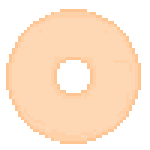
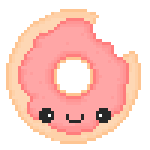
Revision of a layered 150×150 image; what changed, layer by layer:
added group "face" with 15 layers above "nib_mask" over left=39, top=108, right=111, bottom=135
added layer "eyes_middle_middle" in group "face" over left=39, top=108, right=111, bottom=123
showed "Face :)", moved it into group "face" over left=66, top=114, right=84, bottom=123
added group "nib_mask" with 2 layers above "toppings" over left=18, top=15, right=135, bottom=72
showed "nib stage1_mask", moved it into group "nib_mask" over left=93, top=15, right=135, bottom=57
added group "toppings" with 5 layers above "nib" over left=18, top=18, right=129, bottom=135
showed "Donut topping icing", moved it into group "toppings" over left=18, top=18, right=129, bottom=135
added group "nib" with 2 layers above "Donut base" over left=18, top=15, right=135, bottom=75
showed "nib stage1", moved it into group "nib" over left=90, top=15, right=135, bottom=63
